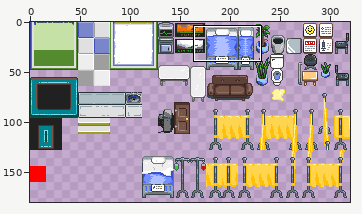
Sprite sheet -- Assets/Tiled2Unity/Textures/BAGJ_tileset.png. Above, an overview of the earlier version with the close-up marked.
Close-up. Before the edit:
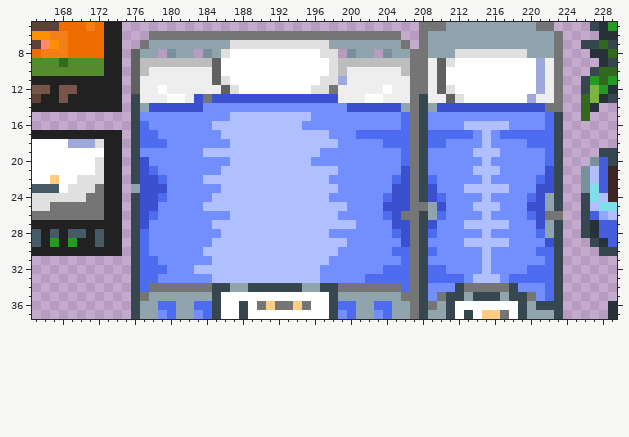
The file is 320x320 pixels. Shown: x 165..229, y 5..37. The wide view leaves out empty margins. The commit also changed other parts of the picture, which this record leaves out.
The result:
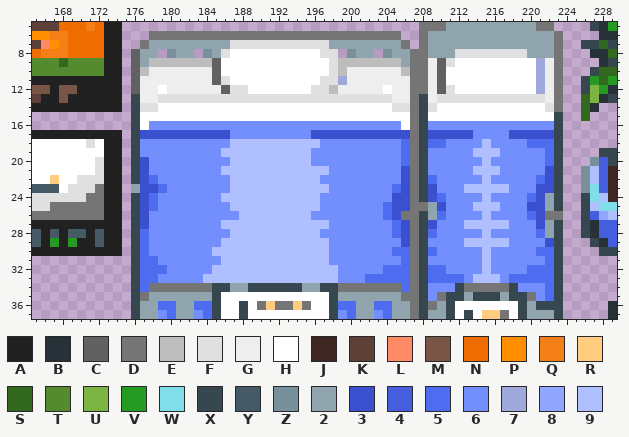
Palette (. is transparent): A #212121  B #263238  C #616161  D #757575  E #bdbdbd  F #e0e0e0  G #eeeeee  H #ffffff  J #3e2723  K #5d4037  L #ff8a65  M #795548  N #ef6c00  P #ff8f00  Q #f57f17  R #ffcc80  S #33691e  T #558b2f  U #7cb342  V #259b24  W #80deea  X #37474f  Y #455a64  Z #78909c  2 #90a4ae  3 #3b50ce  4 #455ede  5 #4e6cef  6 #738ffe  7 #9fa8da  8 #91a7ff  9 #afbfff
What changed:
The author changed colour E to colour 2 in row 9 at x 177 and 206.
The author changed colour 5 to colour 3 in row 17 at x 177 to 178, 201 to 206, 209 to 213 and 218 to 222.
The author changed colour 6 to colour 3 in row 17 at x 179 to 185 and 198 to 200.
The author changed colour 9 to colour 3 in row 17 at x 186 and 196 to 197.
The author changed colour 3 to colour 5 in row 22 at x 178; in row 23 at x 179 and 205; in row 24 at x 178; in row 25 at x 178 and 204; in row 27 at x 205.
The author changed colour 5 to colour 6 in row 16 at x 222; in row 17 at x 217; in row 18 at x 177 to 179 and 204 to 205; in row 21 at x 178; in row 22 at x 179 and 205; in row 24 at x 179 and 204.
The author changed colour 5 to colour 6 in row 26 at x 178.
The author changed colour 9 to colour 6 in row 16 at x 185 to 194 and 213 to 217; in row 17 at x 187 to 195 and 215; in row 18 at x 197 to 198; in row 19 at x 184 to 185 and 196; in row 21 at x 198; in row 22 at x 184 to 186 and 197.
The author changed colour 9 to colour 6 in row 23 at x 186 and 198; in row 24 at x 185 and 197; in row 25 at x 184 to 186 and 197 to 199; in row 26 at x 187 and 196 to 198; in row 27 at x 185 and 198 to 200; in row 28 at x 186 and 197.
The author changed colour 9 to colour 6 in row 29 at x 185 and 198 to 199; in row 30 at x 184 and 198; in row 31 at x 185; in row 32 at x 183 to 184.
The author changed colour 6 to colour 9 in row 32 at x 197 to 198; in row 33 at x 184 and 197 to 198.
The author changed colour D to colour E in row 12 at x 198.
The author changed colour 2 to colour F in row 14 at x 177, 206 and 209.
The author changed colour 3 to colour F in row 13 at x 183 and 185 to 198; in row 14 at x 178 and 205.
The author changed colour 7 to colour F in row 13 at x 220; in row 18 at x 171.
The author changed colour C to colour F in row 13 at x 211.
The author changed colour D to colour F in row 13 at x 184; in row 14 at x 222.
The author changed colour G to colour F in row 13 at x 179, 182, 199 to 201, 204, 210 and 221.
The author changed colour H to colour F in row 12 at x 188; in row 13 at x 180 to 181, 202 to 203 and 213 to 219.
The author changed colour 3 to colour H in row 14 at x 179 to 183, 200 to 204 and 210 to 221.
The author changed colour 5 to colour H in row 15 at x 206 and 222; in row 16 at x 177 and 206.
The author changed colour 6 to colour H in row 14 at x 184 to 199; in row 15 at x 177 to 186, 196 to 205 and 209 to 221.
The author changed colour 7 to colour H in row 18 at x 169 to 170.
The author changed colour 9 to colour H in row 15 at x 187 to 195.
The author changed colour F to colour H in row 18 at x 172.
Boxes around the changes in both close-ups, in picture pixels (x1, y1, x2, y2):
changed: (140, 58, 554, 283)
changed: (68, 139, 104, 148)
